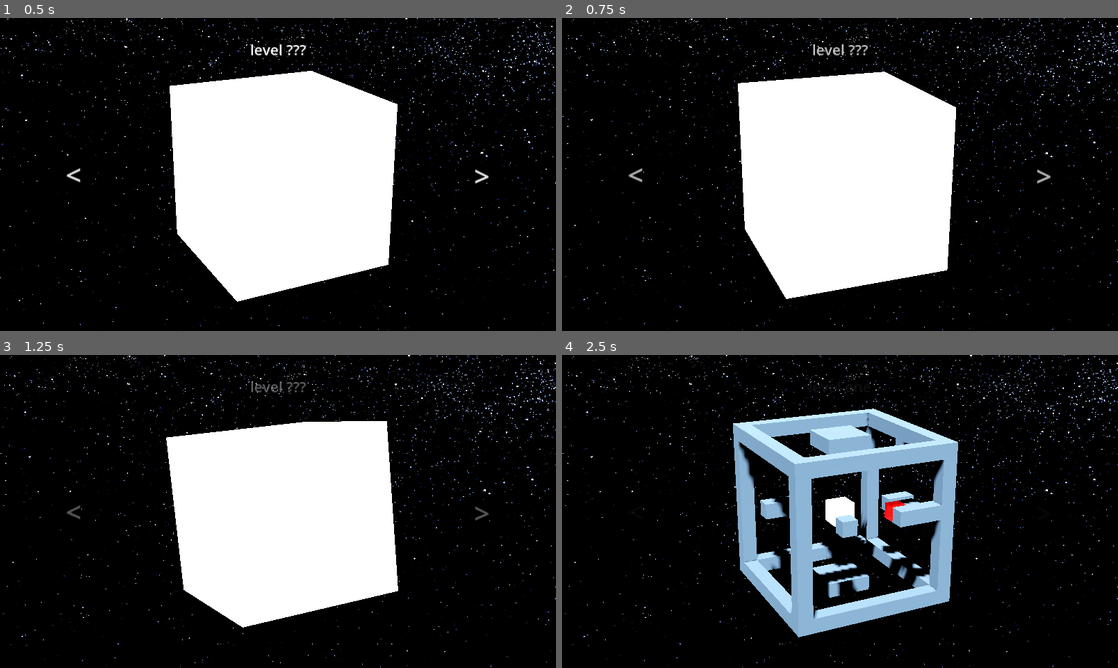
Above: before the commit, frames 1-4 (two rows, left to right).
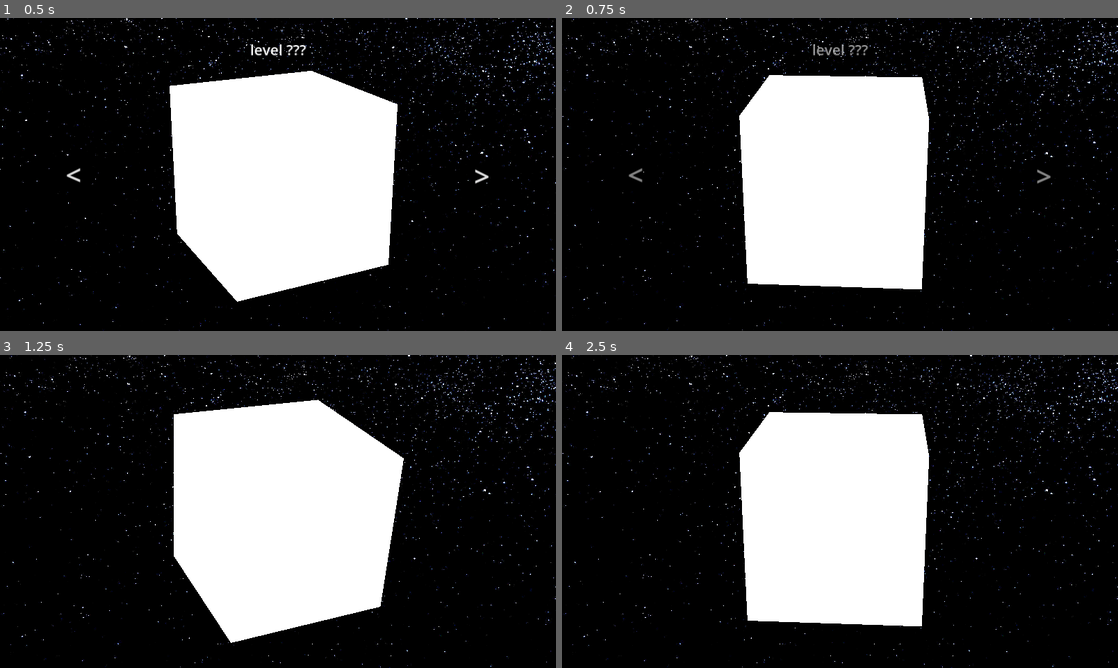
Above: after the commit, the same moments.

Repository: TheNickOfTime/design-challenge-nov
Game: Godot game, scene res://Scenes/puzzle_box_test.tscn
The game is run twice, just before and just after one commit, with the same random seed, the same clock (stepped at 60 frames per second) and the same inputs.
Inputs (mouse positions are in pixels of both pictures, inside the frame that each line leads up to):
- Up to frame 1 (0.5 s): no input
- Up to frame 2 (0.75 s): move the mouse to (962, 158) at 0.52 s; hold D (rotate_cube_right) from 0.53 s (still down); hold Up (rotate_cube) from 0.53 s (still down); click (962, 158) at 0.67 s
- Up to frame 3 (1.25 s): keep holding D (rotate_cube_right); keep holding Up (rotate_cube)
- Up to frame 4 (2.5 s): move the mouse to (728, 527) at 1.27 s; release D (rotate_cube_right) at 1.28 s; release Up (rotate_cube) at 1.28 s; hold S (rotate_cube_down) 1.28-2.03 s; tap Up (rotate_cube) at 1.35 s; click (728, 527) at 1.42 s; move the mouse to (895, 442) at 2.02 s; hold D (rotate_cube_right) from 2.03 s (still down); hold Up (rotate_cube) from 2.03 s (still down); click (895, 442) at 2.17 s

Frame 1 is identical in both runs. In frame 2, 4.4% of the frame differs, in the area x 12-88%, y 8-90%; in frame 3, 4.8%; in frame 4, 25%, in the area x 30-72%, y 17-91%.
Error before the commit: Invalid access to property or key 'transform' on a base object of type 'null instance'. (res://Scripts/PuzzleBoxManager.gd:98)
Error after the commit: Invalid access to property or key 'transform' on a base object of type 'null instance'. (res://Scripts/PuzzleBoxManager.gd:112)

Commit message:
Adding audio, also refining UI transitions

Diff:
--- a/Scenes/puzzle_box_test.tscn
+++ b/Scenes/puzzle_box_test.tscn
@@ -7,6 +7,13 @@
 [ext_resource type="SystemFont" uid="uid://clq0ndivqebeu" path="res://UI/default_font.tres" id="3_ux0cb"]
 [ext_resource type="PackedScene" uid="uid://eeyjhjgpr0vp" path="res://Prefabs/camera.tscn" id="6_axqi4"]
 [ext_resource type="PackedScene" uid="uid://ctn60273yv70f" path="res://Scenes/Puzzles/puzzle_box_template.tscn" id="7_1s8uu"]
+[ext_resource type="AudioStream" uid="uid://bev55lvfp8uew" path="res://Audio/636628__eponn__melodic-rock-slide-fx-1.wav" id="7_6eoo4"]
+[ext_resource type="AudioStream" uid="uid://df8fm5jc5x2tc" path="res://Audio/636627__eponn__melodic-rock-slide-fx-2.wav" id="8_bu6rj"]
+[ext_resource type="AudioStream" uid="uid://boxsb0h4dvty1" path="res://Audio/636626__eponn__melodic-rock-slide-fx-3.wav" id="9_s0h6q"]
+[ext_resource type="AudioStream" uid="uid://bglvsoaquwhor" path="res://Audio/95000__j1987__cinderblockmove.wav" id="10_rku41"]
+[ext_resource type="AudioStream" uid="uid://d4jayb20kbpk3" path="res://Audio/95001__j1987__cinderblockmove2.wav" id="11_j255i"]
+[ext_resource type="AudioStream" uid="uid://c7abvfmi218w5" path="res://Audio/185849__lloydevans09__warping.wav" id="12_1q1qo"]
+[ext_resource type="AudioStream" uid="uid://nqvnor8u7yw" path="res://Audio/321723__rhodesmas__deep-space-vibrations-ambience-loop.ogg" id="13_gi0n4"]
 
 [sub_resource type="Sky" id="Sky_lihpv"]
 sky_material = ExtResource("1_8s33p")
@@ -107,6 +114,8 @@
 grow_horizontal = 2
 grow_vertical = 2
 pivot_offset = Vector2(20, 35)
+theme_override_colors/font_hover_color = Color(0.75, 0.75, 0.75, 1)
+theme_override_colors/font_disabled_color = Color(1, 1, 1, 1)
 theme_override_fonts/font = ExtResource("3_ux0cb")
 theme_override_font_sizes/font_size = 64
 theme_override_styles/normal = SubResource("StyleBoxEmpty_n4xnl")
@@ -116,7 +125,6 @@
 theme_override_styles/focus = SubResource("StyleBoxEmpty_qrx78")
 text = "<"
 icon_alignment = 1
-metadata/_edit_use_anchors_ = true
 
 [node name="Button_Right" type="Button" parent="UI/HUD"]
 custom_minimum_size = Vector2(40, 65)
@@ -133,6 +141,8 @@
 grow_horizontal = 2
 grow_vertical = 2
 pivot_offset = Vector2(20, 35)
+theme_override_colors/font_hover_color = Color(0.75, 0.75, 0.75, 1)
+theme_override_colors/font_disabled_color = Color(1, 1, 1, 1)
 theme_override_fonts/font = ExtResource("3_ux0cb")
 theme_override_font_sizes/font_size = 64
 theme_override_styles/normal = SubResource("StyleBoxEmpty_n4xnl")
@@ -146,6 +156,9 @@
 [node name="PuzzleBoxManager" type="Node3D" parent="."]
 script = ExtResource("1_f23ct")
 puzzles = [ExtResource("7_1s8uu"), ExtResource("7_1s8uu"), ExtResource("7_1s8uu")]
+transition_sounds = [ExtResource("7_6eoo4"), ExtResource("8_bu6rj"), ExtResource("9_s0h6q")]
+rotate_sounds = [ExtResource("10_rku41"), ExtResource("11_j255i")]
+cube_sounds = [ExtResource("12_1q1qo")]
 
 [node name="Camera" parent="PuzzleBoxManager" instance=ExtResource("6_axqi4")]
 
@@ -154,9 +167,16 @@
 mesh = SubResource("BoxMesh_3h22o")
 surface_material_override/0 = SubResource("StandardMaterial3D_1aje6")
 
+[node name="Ambience" type="AudioStreamPlayer" parent="."]
+stream = ExtResource("13_gi0n4")
+volume_db = -10.0
+autoplay = true
+
 [connection signal="change_level" from="UI/HUD" to="PuzzleBoxManager" method="_on_hud_change_level"]
 [connection signal="button_up" from="UI/HUD/Button_Left" to="UI/HUD" method="_on_button_select_left_button_up"]
 [connection signal="button_up" from="UI/HUD/Button_Right" to="UI/HUD" method="_on_button_select_right_button_up"]
 [connection signal="new_level" from="PuzzleBoxManager" to="UI/HUD" method="_on_puzzle_box_manager_new_level"]
 [connection signal="pause" from="PuzzleBoxManager" to="UI/HUD" method="_on_puzzle_box_manager_pause"]
+[connection signal="pause" from="PuzzleBoxManager" to="PuzzleBoxManager/Camera" method="_on_puzzle_box_manager_pause"]
 [connection signal="camera_moved" from="PuzzleBoxManager/Camera" to="UI/HUD" method="_on_camera_camera_moved"]
+[connection signal="camera_moved" from="PuzzleBoxManager/Camera" to="PuzzleBoxManager" method="_on_camera_camera_moved"]
--- a/Scripts/HUD.gd
+++ b/Scripts/HUD.gd
@@ -2,20 +2,25 @@
 
 signal change_level(is_positive : bool)
 
-const fade_in_time : float = 0.5
-const fade_out_time : float = 1.0
+const fade_in_time : float = 0.25
+const fade_out_time : float = 0.5
 
 @onready var level_text : Label = $Label_LevelText
 @onready var complete_text : Label = $Label_CompleteText
 @onready var button_left : Button = $Button_Left
 @onready var button_right : Button = $Button_Right
 
+var level_text_tween : Tween
+var complete_text_tween : Tween
+var button_left_tween : Tween
+var button_right_tween: Tween
 
 func _ready():
 	complete_text.visible = false
 
 
 func _process(delta):
+#	print(!button_left.disabled)
 	pass
 
 
@@ -24,7 +29,7 @@
 	pulsate_tween_out.tween_property(element, "scale", Vector2.ONE * 1.25, 0.5)
 
 	await pulsate_tween_out.finished
-	print("wow")
+#	print("wow")
 
 	var pulsate_tween_in = get_tree().create_tween()
 	pulsate_tween_in.tween_property(element, "scale", Vector2.ONE, 0.5)
@@ -37,23 +42,32 @@
 func enable_buttons(is_enabled : bool):
 	button_left.disabled = !is_enabled
 	button_right.disabled = !is_enabled
+#	print(is_enabled)
+
 
 func fade_buttons(is_visible : bool):
+	if level_text_tween != null && level_text_tween.is_running():
+		level_text_tween.kill()
+		complete_text_tween.kill()
+		button_left_tween.kill()
+		button_right_tween.kill()
+
 	var color : Color = Color.WHITE if is_visible else Color.TRANSPARENT
 	var time : float = fade_in_time if is_visible else fade_out_time
 
-	var level_text_tween : Tween = get_tree().create_tween()
+	level_text_tween = get_tree().create_tween()
 	level_text_tween.tween_property(level_text, "modulate", color, time)
 
-	var complete_text_tween : Tween = get_tree().create_tween()
+	complete_text_tween = get_tree().create_tween()
 	complete_text_tween.tween_property(complete_text, "modulate", color, time)
 
-	var button_left_tween : Tween = get_tree().create_tween()
+	button_left_tween = get_tree().create_tween()
 	button_left_tween.tween_property(button_left, "modulate", color, time)
 
-	var button_right_tween: Tween = get_tree().create_tween()
+	button_right_tween = get_tree().create_tween()
 	button_right_tween.tween_property(button_right, "modulate", color, time)
 
+#	enable_buttons(false)
 	await level_text_tween.finished
 	enable_buttons(is_visible)
 
@@ -73,21 +87,9 @@
 
 
 func _on_camera_camera_moved():
-	var level_text_tween : Tween = get_tree().create_tween()
-	level_text_tween.tween_property(level_text, "modulate", Color.TRANSPARENT, 1)
-
-	var complete_text_tween : Tween = get_tree().create_tween()
-	complete_text_tween.tween_property(complete_text, "modulate", Color.TRANSPARENT, 1)
-
-	var button_left_tween : Tween = get_tree().create_tween()
-	button_left_tween.tween_property(button_left, "modulate", Color.TRANSPARENT, 1)
-
-	var button_right_tween: Tween = get_tree().create_tween()
-	button_right_tween.tween_property(button_right, "modulate", Color.TRANSPARENT, 1)
-
-	await level_text_tween.finished
+	await fade_buttons(false)
 	enable_buttons(false)
 
 
 func _on_puzzle_box_manager_pause(is_paused):
-	fade_buttons(true)
+	fade_buttons(is_paused)
--- a/Scripts/PuzzleBoxCamera.gd
+++ b/Scripts/PuzzleBoxCamera.gd
@@ -29,13 +29,18 @@
 
 
 func _input(event):
-	if event is InputEventMouseButton:
-		var mouse_button = event as InputEventMouseButton
-		is_panning = mouse_button.is_pressed()
-		reset_idle_timer()
+	if event is InputEventMouse:
+		var mouse_event = event as InputEventMouse
 
-	if event is InputEventMouseMotion:
-		mouse_delta = event.relative
+		if mouse_event is InputEventMouseButton and mouse_event.button_mask == 1:
+			var mouse_button = event as InputEventMouseButton
+			is_panning = mouse_button.is_pressed()
+
+		if mouse_event is InputEventMouseMotion and mouse_event.button_mask == 1:
+			mouse_delta = event.relative
+			if mouse_delta.length() > 1 && is_panning:
+				reset_idle_timer()
+
 
 	if event.is_action_pressed("rotate_cube"):
 		reset_idle_timer()
@@ -55,3 +60,8 @@
 
 func _on_timer_timeout():
 	is_idle = true
+
+
+func _on_puzzle_box_manager_pause(is_paused):
+	if is_paused:
+		is_idle = true
--- a/Scripts/PuzzleBoxManager.gd
+++ b/Scripts/PuzzleBoxManager.gd
@@ -4,9 +4,13 @@
 signal rotate_event(is_rotating : bool)
 signal new_level(level_name : String)
 signal pause(is_paused : bool)
+#signal freeze_input(is_frozen : bool)
 
 #Export variables---------------------------------------------------------------
 @export var puzzles : Array[PackedScene]
+@export var transition_sounds : Array[AudioStream]
+@export var rotate_sounds : Array[AudioStream]
+@export var cube_sounds : Array[AudioStream]
 
 #OnReady variables--------------------------------------------------------------
 @onready var rotate_degrees : float = deg_to_rad(90)
@@ -35,15 +39,19 @@
 ]
 
 func _ready():
-	print(camera)
+#	print(camera)
 	var players = get_tree().get_nodes_in_group("Player")
 	for player in players:
 		pass
 
+
+
+	pause_game(true)
 	swap_puzzle(puzzles[current_level_index])
 
 
 func _process(delta):
+#	print(is_paused)
 	pass
 
 
@@ -71,8 +79,12 @@
 		rotate_cube(new_rot)
 
 	if event.is_action_pressed("pause"):
-		is_paused = !is_paused
-		emit_signal("pause", is_paused)
+		pause_game(!is_paused)
+
+
+func pause_game(pause_state : bool):
+	is_paused = pause_state
+	emit_signal("pause", is_paused)
 
 
 func rotate_cube(new_rotation : Transform3D):
@@ -83,6 +95,8 @@
 	# Wait for rotation to happen
 	var tween = get_tree().create_tween()
 	tween.tween_property(puzzle_box, "transform", new_rotation, rotate_time)
+#	var index = randi_range(0, 1)
+	play_new_sound(rotate_sounds[1])
 	await tween.finished
 
 	if continue_rotating:
@@ -133,7 +147,7 @@
 func increment_level_index (is_positive : bool):
 	current_level_index += 1 if is_positive else -1
 	current_level_index = wrap(current_level_index, 0, puzzles.size())
-	print(current_level_index)
+#	print(current_level_index)
 
 
 func swap_puzzle(new_puzzle : PackedScene):
@@ -145,6 +159,7 @@
 	var new_scene = new_puzzle.instantiate()
 
 	#Grow cube
+	play_new_sound(cube_sounds[0])
 	var transition_tween = get_tree().create_tween()
 	transition_tween.tween_property(transition_cube, "scale", Vector3.ONE, 0.5)
 	transition_cube.scale = Vector3.ZERO
@@ -157,16 +172,19 @@
 		emit_signal("new_level", "???")
 
 	#Rotate Cube
-	transition_tween = get_tree().create_tween()
-	transition_tween.tween_property(transition_cube, 'rotation:y', transition_cube.rotation.y + deg_to_rad(180), 0.5)
-	await transition_tween.finished
-
-	transition_tween = get_tree().create_tween()
-	transition_tween.tween_property(transition_cube, 'rotation:x', transition_cube.rotation.x + deg_to_rad(180), 0.5)
-	await transition_tween.finished
-
-	transition_tween = get_tree().create_tween()
-	transition_tween.tween_property(transition_cube, 'rotation:y', transition_cube.rotation.y + deg_to_rad(180), 0.5)
+	play_new_sound(transition_sounds[0])
+	transition_tween = get_tree().create_tween()
+	transition_tween.tween_property(transition_cube, 'rotation:y', transition_cube.rotation.y + deg_to_rad(180), 0.7)
+	await transition_tween.finished
+
+	play_new_sound(transition_sounds[1])
+	transition_tween = get_tree().create_tween()
+	transition_tween.tween_property(transition_cube, 'rotation:x', transition_cube.rotation.x + deg_to_rad(180), 0.7)
+	await transition_tween.finished
+
+	play_new_sound(transition_sounds[2])
+	transition_tween = get_tree().create_tween()
+	transition_tween.tween_property(transition_cube, 'rotation:y', transition_cube.rotation.y + deg_to_rad(180), 0.7)
 	await transition_tween.finished
 
 	#Add new level
@@ -178,11 +196,22 @@
 	rotate_event.connect(puzzle_box.get_node("Player")._on_puzzle_box_rotate_event)
 
 	#Shrink Cube
+	play_new_sound(cube_sounds[0])
 	transition_tween = get_tree().create_tween()
 	transition_tween.tween_property(transition_cube, "scale", Vector3.ZERO, 0.5)
 
 	await transition_tween.finished
 	transitioning_level = false
+
+
+func play_new_sound(audio_stream : AudioStream):
+	var player : AudioStreamPlayer = AudioStreamPlayer.new()
+	player.stream = audio_stream
+	add_child(player)
+
+	player.play()
+	await player.finished
+	player.queue_free()
 
 
 func _on_body_shape_exited(body_rid, body, body_shape_index, local_shape_index):
@@ -204,4 +233,4 @@
 
 
 func _on_camera_camera_moved():
-	pass # Replace with function body.
+	pause_game(false)
--- a/Scripts/PuzzlePlayer.gd
+++ b/Scripts/PuzzlePlayer.gd
@@ -24,4 +24,4 @@
 func _on_sleeping_state_changed():
 	if sleeping && !freeze:
 		position = position.snapped(Vector3.ONE * 0.1)
-		print_debug("snapped position")
+#		print_debug("snapped position")
Not shown, added: Audio/185849__lloydevans09__warping.wav.import
Not shown, added: Audio/321723__rhodesmas__deep-space-vibrations-ambience-loop.ogg.import
Not shown, added: Audio/321723__rhodesmas__deep-space-vibrations-ambience-loop.wav.import
Not shown, added: Audio/636626__eponn__melodic-rock-slide-fx-3.wav.import
Not shown, added: Audio/636627__eponn__melodic-rock-slide-fx-2.wav.import
Not shown, added: Audio/636628__eponn__melodic-rock-slide-fx-1.wav.import
Not shown, added: Audio/95000__j1987__cinderblockmove.wav.import
Not shown, added: Audio/95001__j1987__cinderblockmove2.wav.import
Not shown: 1 places in Scenes/puzzle_box_test.tscn that only renumber resources
Not shown, added: Audio/185849__lloydevans09__warping.wav
Not shown, added: Audio/321723__rhodesmas__deep-space-vibrations-ambience-loop.ogg
Not shown, added: Audio/321723__rhodesmas__deep-space-vibrations-ambience-loop.wav
(and 5 more such lines)
